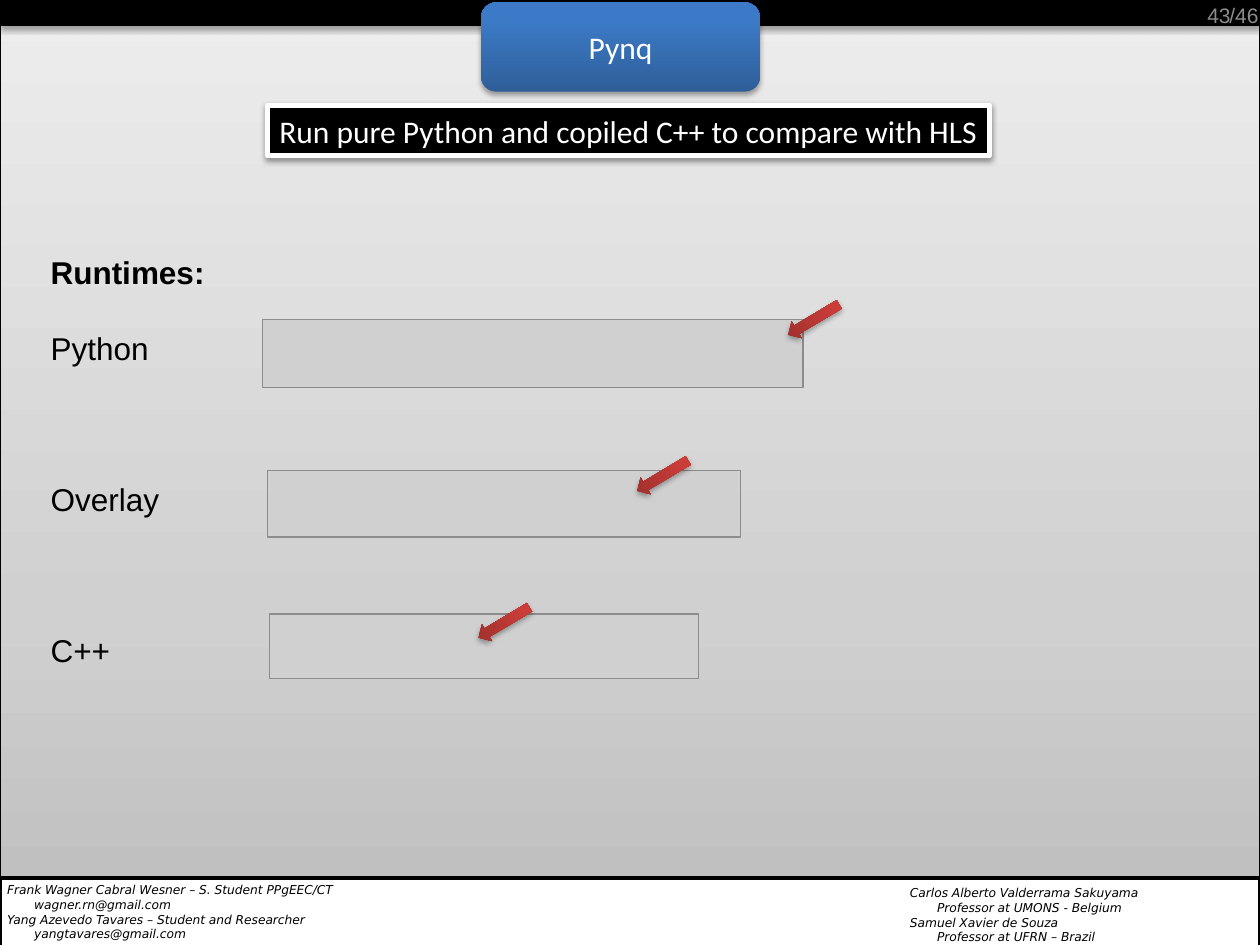
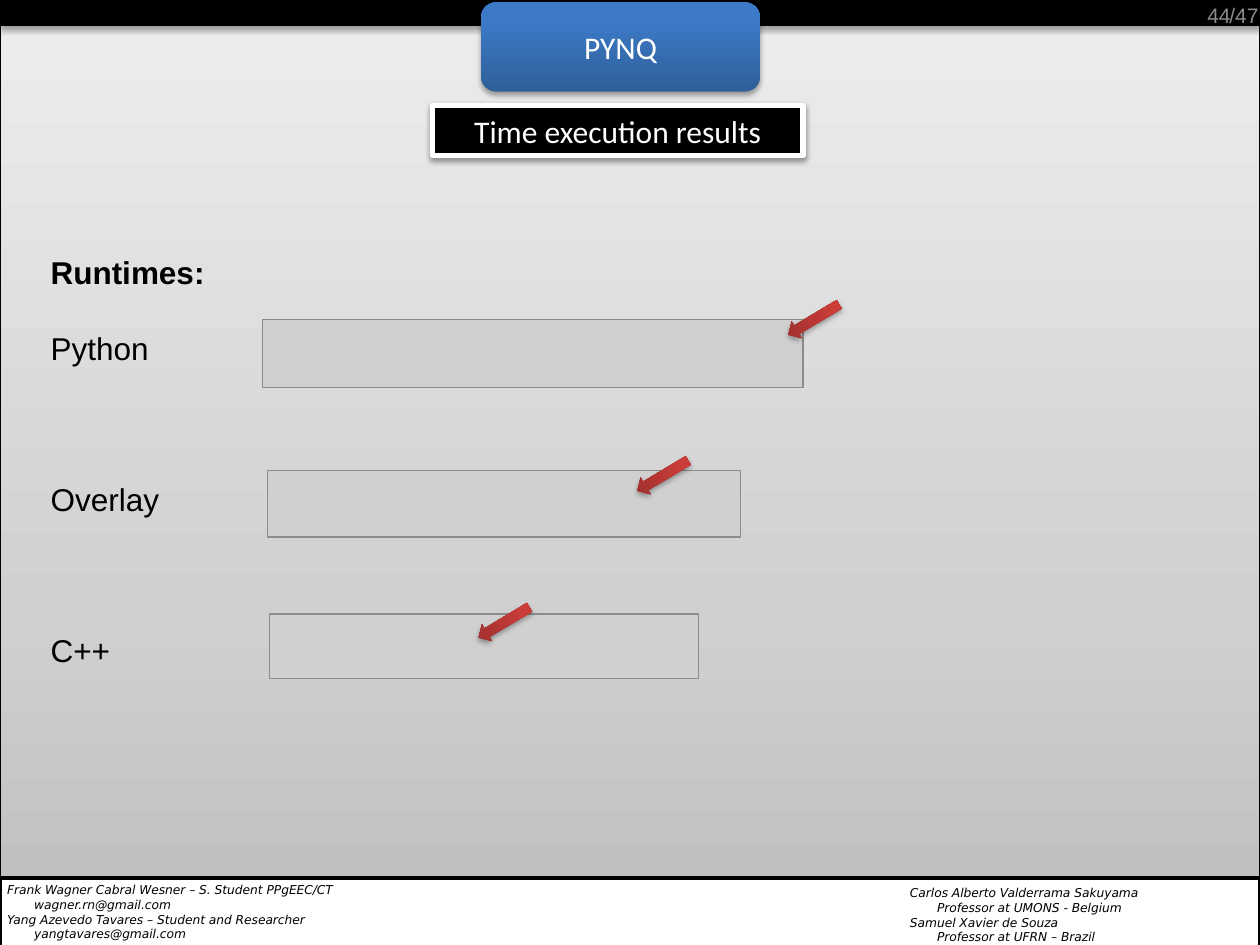
Before and after one commit to wagnerrn/pynq-primenumber, a slide deck: slide 44 of misc/primenumber_final_1.pptx (slide 43 before the commit). Drawn at 1260x945 pixels with LibreOffice and Linux fonts; fonts in the diff are those of the drawing; grey boxes stand for pictures; background and template pictures are left out. Boxes give left, top, right and bottom in pixels: in the first picture for what was removed or moved away, otherwise in the second. Text is boxed around its words. In the diff, an @@ line names an element or a change of style, - is before the commit and + after.

```diff
--- a/misc/primenumber_final_1.pptx
+++ b/misc/primenumber_final_1.pptx
@@ page number at [1207, 8, 1230, 28]: text changed @@
-43
+44
@@ text at [1229, 8, 1258, 28]: text changed @@
-/46
+/47
@@ text in rounded rectangle at [584, 38, 657, 63]: text changed @@
-Pynq
+PYNQ
@@ rectangle "Time execution results": place and size @@
-rectangle "Time execution results" at [267, 106, 989, 156]
+rectangle "Time execution results" at [432, 106, 803, 156]
@@ text in rectangle at [474, 121, 761, 144]: text changed @@
-Run pure Python and copiled C++ to compare with HLS
+Time execution results
```
Also in this commit, not shown: 45 other slides changed, 1 slide added.
